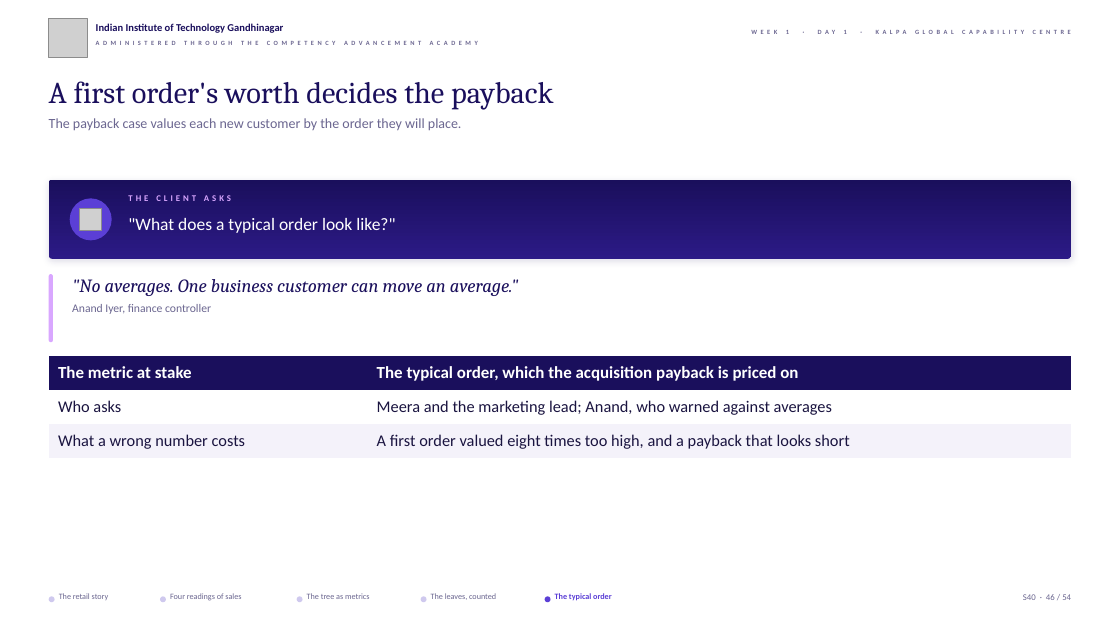
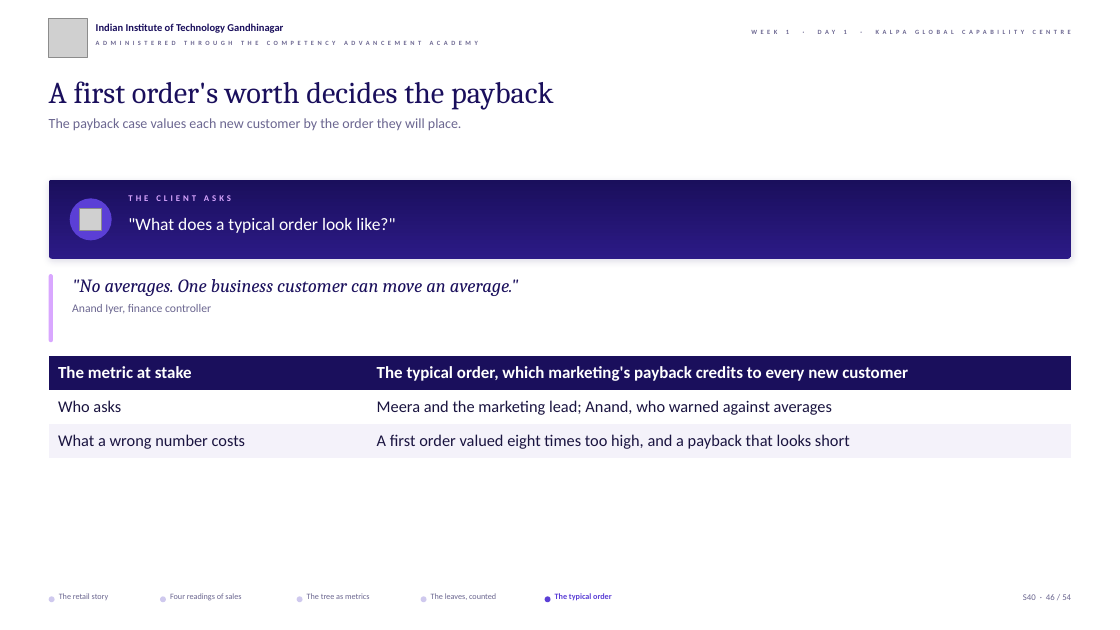
Before and after one commit to fde-academy-lab/c2-content-factory, a slide deck: slide 46 of content/W01/D1/slides/C2_W01_D01_half1_STUDENT.pptx. Drawn at 1120x630 pixels with LibreOffice and Linux fonts; fonts in the diff are those of the drawing; grey boxes stand for pictures; background and template pictures are left out. Boxes give left, top, right and bottom in pixels: in the first picture for what was removed or moved away, otherwise in the second. Text is boxed around its words. In the diff, an @@ line names an element or a change of style, - is before the commit and + after.

```diff
--- a/content/W01/D1/slides/C2_W01_D01_half1_STUDENT.pptx
+++ b/content/W01/D1/slides/C2_W01_D01_half1_STUDENT.pptx
@@ table at (49, 355, 1071, 457) @@
-row 1, column 2: The typical order, which the acquisition payback is priced on
+row 1, column 2: The typical order, which marketing's payback credits to every new customer
```
Also in this commit, not shown: 9 other slides changed, 39 other files.
